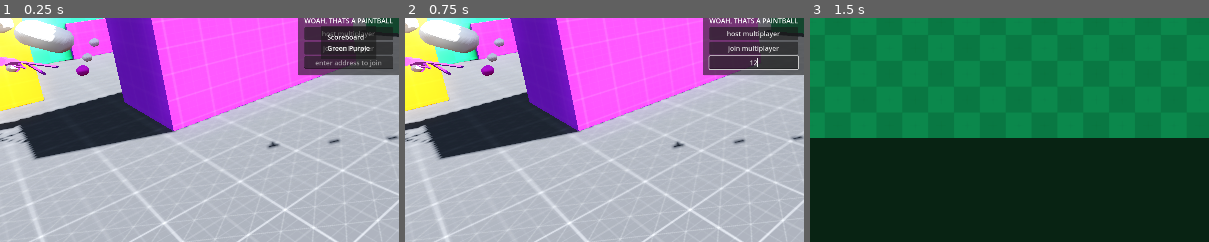
Above: before the commit, frames 1-3 (left to right).
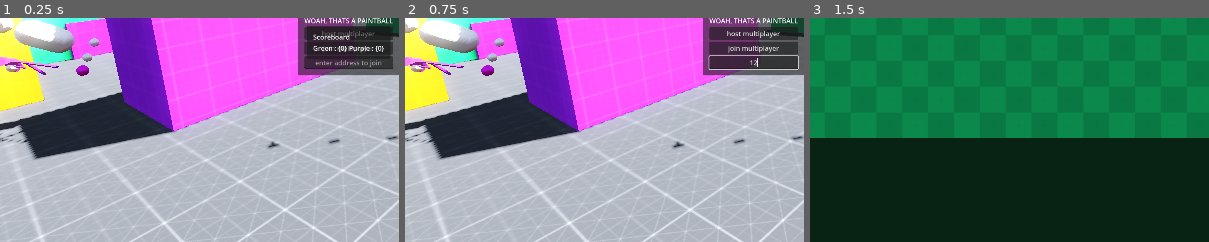
Above: after the commit, the same moments.

Repository: Monkeytonk115/godot-paintball
Game: Godot game, scene res://scenes/main.tscn
Same seed, same stepped clock (60 frames per second), same inputs: the game is played once before the commit and once after it.
Inputs (mouse positions are % of the whole screen's width and height, from its top left):
- Up to frame 1 (0.25 s): no input
- Up to frame 2 (0.75 s): click (50, 54) at 0.52 s; type "12" at 0.6 s
- Up to frame 3 (1.5 s): click "host multiplayer" at 1.25 s
The pictures show only the part of the screen within x 6-56%, y 45-94%; the shares and areas given below are measured in that part.

The runs differ from the first frame. In frame 1, 0.5% of the frame differs, in the area x 76-98%, y 3-17%; in frame 2, nothing differs; in frame 3, nothing differs.

Commit message:
added team total to scoreboard

Diff:
--- a/scenes/score_board.gd
+++ b/scenes/score_board.gd
@@ -6,20 +6,28 @@
 
 
 func _process(_delta):
+	var green_score = 0
 	for peer_id in Team.get_players(Team.GREEN):
 		var x = $PanelContainer/MarginContainer/VBoxContainer/GridContainer/GreenScore.get_node(str(peer_id))
 		if x:
-			x.text = "{0} {1} {2}".format([peer_id, PlayerData.get_player_name(peer_id), PlayerData.get_player_score(peer_id)])
+			var score = PlayerData.get_player_score(peer_id)
+			green_score += score
+			x.text = "{1} {2}".format([PlayerData.get_player_name(peer_id), PlayerData.get_player_score(peer_id)])
 		else:
 			var y = Label.new()
 			y.set_name(str(peer_id))
 			$PanelContainer/MarginContainer/VBoxContainer/GridContainer/GreenScore.add_child(y)
+	$PanelContainer/MarginContainer/VBoxContainer/GridContainer/GreenScore/Label.text = "Green : {0}".format(green_score)
 
+	var purple_score = 0
 	for peer_id in Team.get_players(Team.PURPLE):
 		var x = $PanelContainer/MarginContainer/VBoxContainer/GridContainer/PurpleScore.get_node(str(peer_id))
 		if x:
-			x.text = "{0} {1} {2}".format([peer_id, PlayerData.get_player_name(peer_id), PlayerData.get_player_score(peer_id)])
+			var score = PlayerData.get_player_score(peer_id)
+			purple_score += score
+			x.text = "{1} {2}".format([PlayerData.get_player_name(peer_id), score])
 		else:
 			var y = Label.new()
 			y.set_name(str(peer_id))
 			$PanelContainer/MarginContainer/VBoxContainer/GridContainer/PurpleScore.add_child(y)
+	$PanelContainer/MarginContainer/VBoxContainer/GridContainer/PurpleScore/Label.text = "Purple : {0}".format(purple_score)
